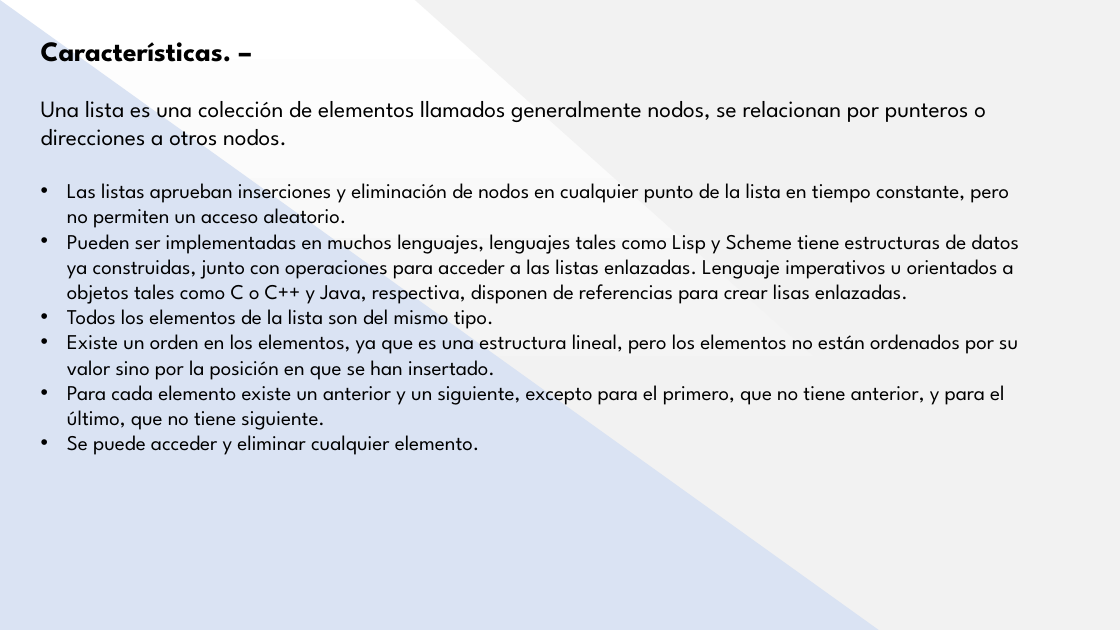
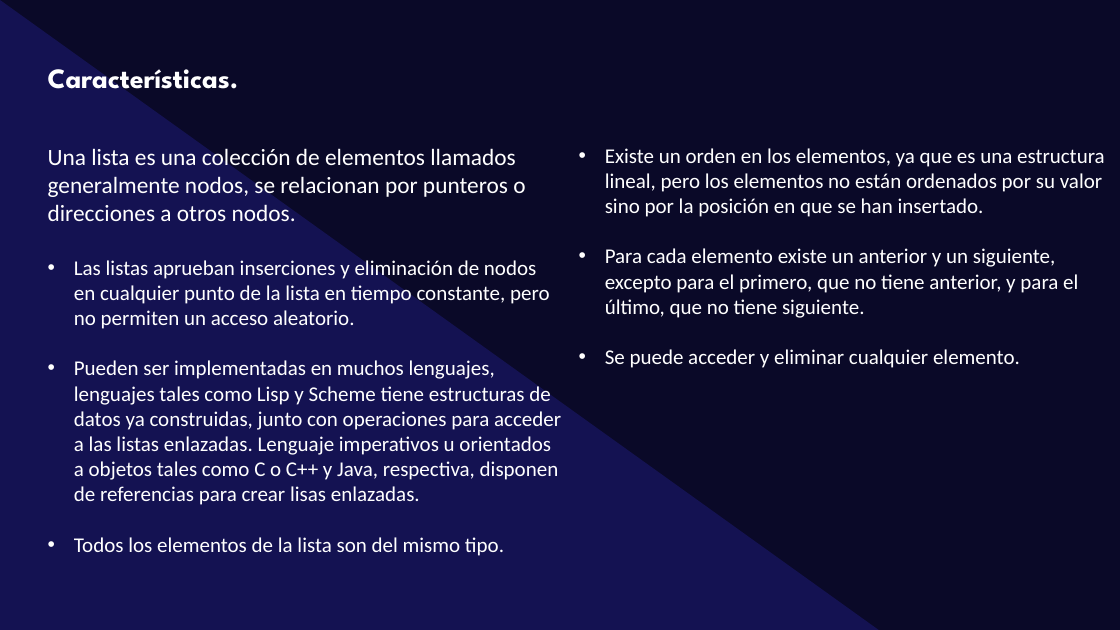
Before and after one commit to 987-Ismael-Romero/Listas, a slide deck: slide 3 of Expo/Expo_Listas.pptx. Drawn at 1120x630 pixels with LibreOffice and Linux fonts; fonts in the diff are those of the drawing. Boxes give left, top, right and bottom in pixels: in the first picture for what was removed or moved away, otherwise in the second. Text is boxed around its words. In the diff, an @@ line names an element or a change of style, - is before the commit and + after.

Commit message:
Creando Portada y Modificando
Modifique portada, añadi nombre de los integrantes, añadi información relacionada a mi tema y ordene las diapositivas

```diff
--- a/Expo/Expo_Listas.pptx
+++ b/Expo/Expo_Listas.pptx
@@ background gradient #FFFFFF to #F2F2F2 to #0A0928 @@
@@ triangle at [0,0,879,630]: fill #DAE3F3 to #141252 @@
@@ triangle removed at [415,0,1120,630] @@
@@ text at [48,69,239,89]: text changed; text colour #000000 to #FFFFFF @@
-Características. –
+Características.
@@ text "Una lista es una colección ...": place and size @@
-text "Una lista es una colección ..." at [41,101,1019,455]
+text "Una lista es una colección ..." at [48,146,561,556]
@@ text "Una lista es una colección ..." at [48,146,561,556]: font League Spartan to Calibri, text colour #000000 to #FFFFFF @@
@@ text added at [605,148,1105,368], 18 pt, text #FFFFFF @@
+• Existe un orden en los elementos, ya que es una estructura lineal, pero los elementos no están ordenados por su valor sino por la posición en que se han insertado.
+• Para cada elemento existe un anterior y un siguiente, excepto para el primero, que no tiene anterior, y para el último, que no tiene siguiente.
+• Se puede acceder y eliminar cualquier elemento.
@@ text at [67,334,1018,455]: paragraphs removed @@
-• Existe un orden en los elementos, ya que es una estructura lineal, pero los elementos no están ordenados por su valor sino por la posición en que se han insertado.
-• Para cada elemento existe un anterior y un siguiente, excepto para el primero, que no tiene anterior, y para el último, que no tiene siguiente.
-• Se puede acceder y eliminar cualquier elemento.
```
Also in this commit, not shown: 1 other slide changed, 2 slides added, 1 slide removed.
